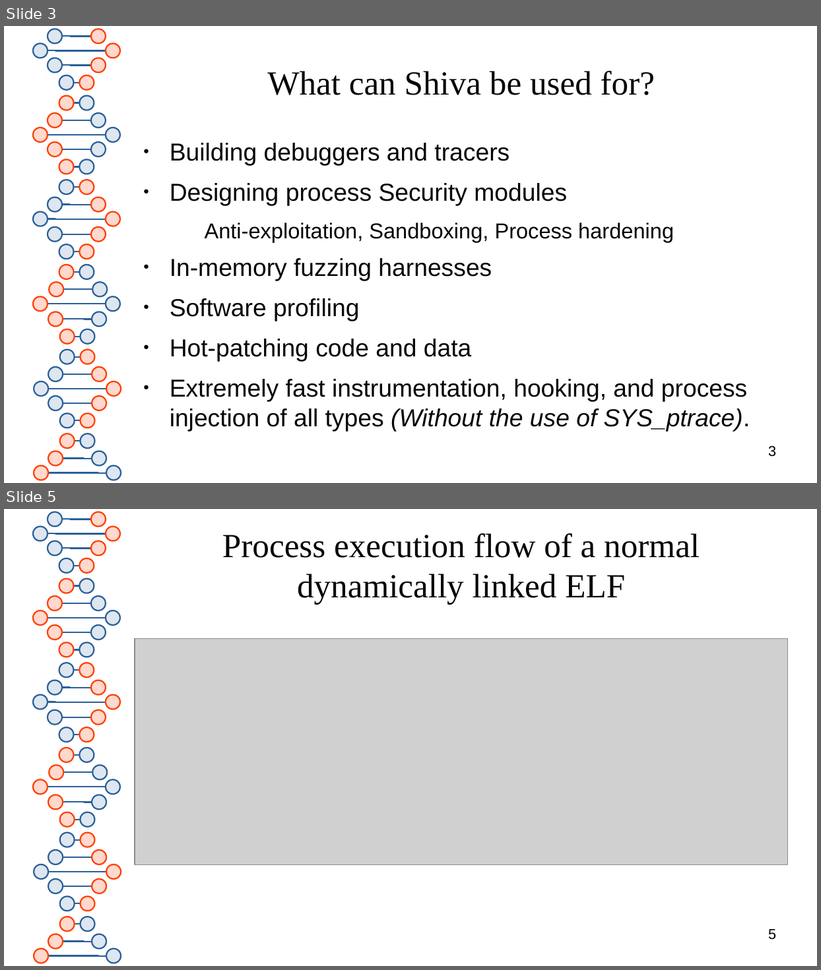
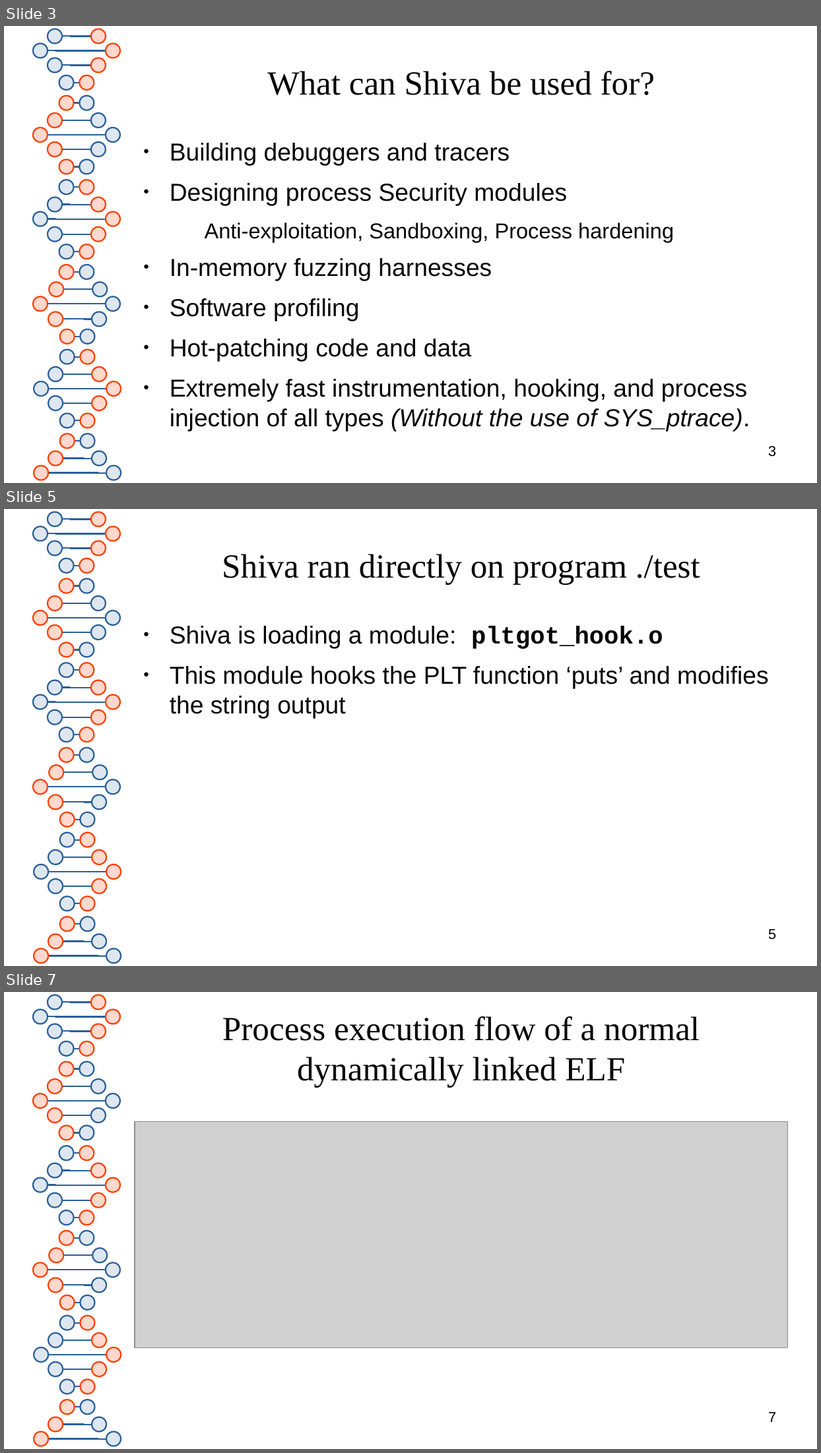
Before and after one commit to advanced-microcode-patching/shiva, a slide deck: presentation/shiva_runtime.odp. Shown one above the other, each under a label of ours: slides 3 and 5 before the commit, slides 3, 5 and 7 after it; the slides between them are not shown. The pictures are 821x970 and 821x1453 pixels, drawn with LibreOffice and Linux fonts; fonts in the diff are those of the drawing; grey boxes stand for pictures. Boxes give left, top, right and bottom in pixels: in the first picture for what was removed or moved away, otherwise in the second. Text is boxed around its words. In the diff, an @@ line names an element or a change of style, - is before the commit and + after.

```diff
--- a/presentation/shiva_runtime.odp
+++ b/presentation/shiva_runtime.odp
@@ slide 5 added at (x1=4, y1=509, x2=817, y2=966), background #FFFFFF; not listed: 81 template elements that a slide beside it also shows @@
@@ title added at (x1=222, y1=554, x2=700, y2=584), 33 pt, text #050505 @@
+Shiva ran directly on program ./test
@@ text added at (x1=170, y1=626, x2=769, y2=719), 24 pt, text #050505 @@
+● Shiva is loading a module: pltgot_hook.o
+● This module hooks the PLT function ‘puts’ and modifies the string output
@@ page number added at (x1=768, y1=929, x2=776, y2=940), 14 pt, text #000000 @@
+5
@@ what was slide 5 is now slide 7 @@
@@ page number at (x1=768, y1=1412, x2=776, y2=1422): text changed @@
-5
+7
```
Also in this commit, not shown: 1 slide changed, 1 other slide added, 3 other files.
